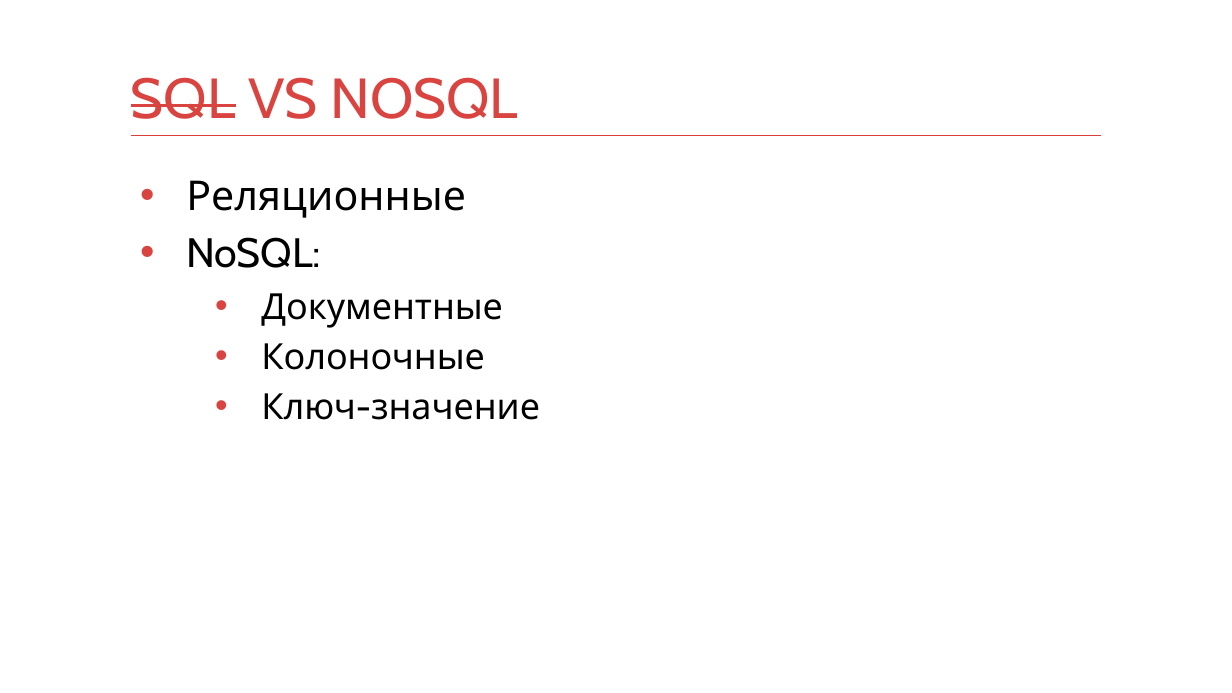
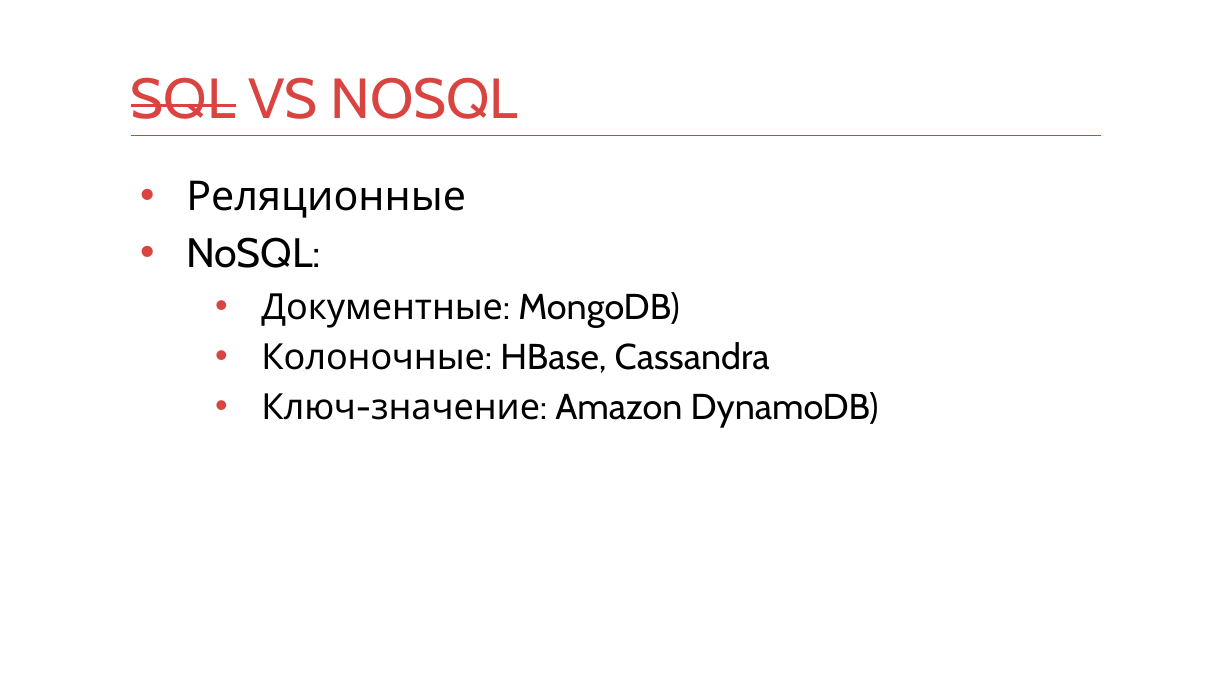
Before and after one commit to waverma/db, a slide deck: slide 10 of db.pptx. Drawn at 1232x693 pixels with LibreOffice and Linux fonts; fonts in the diff are those of the drawing. Boxes give left, top, right and bottom in pixels: in the first picture for what was removed or moved away, otherwise in the second. Text is boxed around its words. In the diff, an @@ line names an element or a change of style, - is before the commit and + after.

Commit message:
Slides update 2

```diff
--- a/db.pptx
+++ b/db.pptx
@@ text at bbox=[261, 292, 879, 428]: text changed @@
-  • Документные
-  • Колоночные
-  • Ключ-значение
+  • Документные: MongoDB)
+  • Колоночные: HBase, Cassandra
+  • Ключ-значение: Amazon DynamoDB)
```
Also in this commit, not shown: 2 other slides changed.
